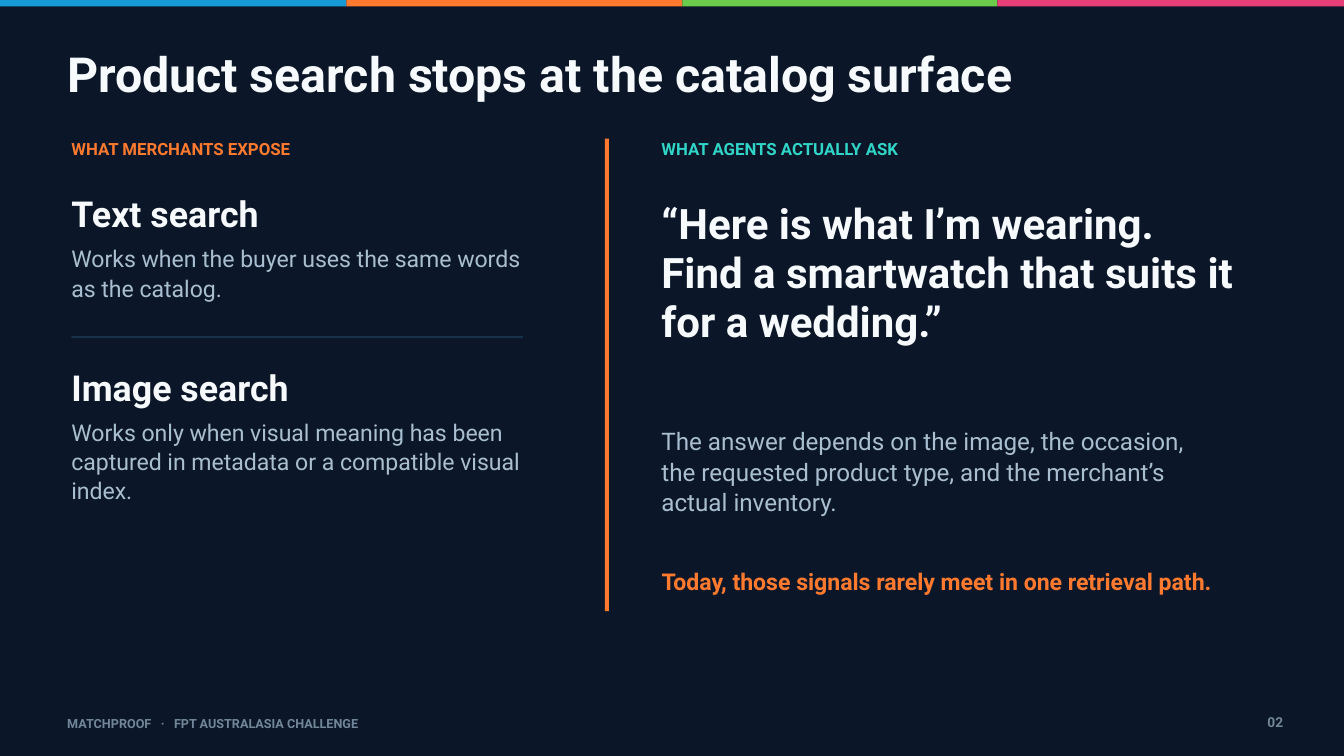
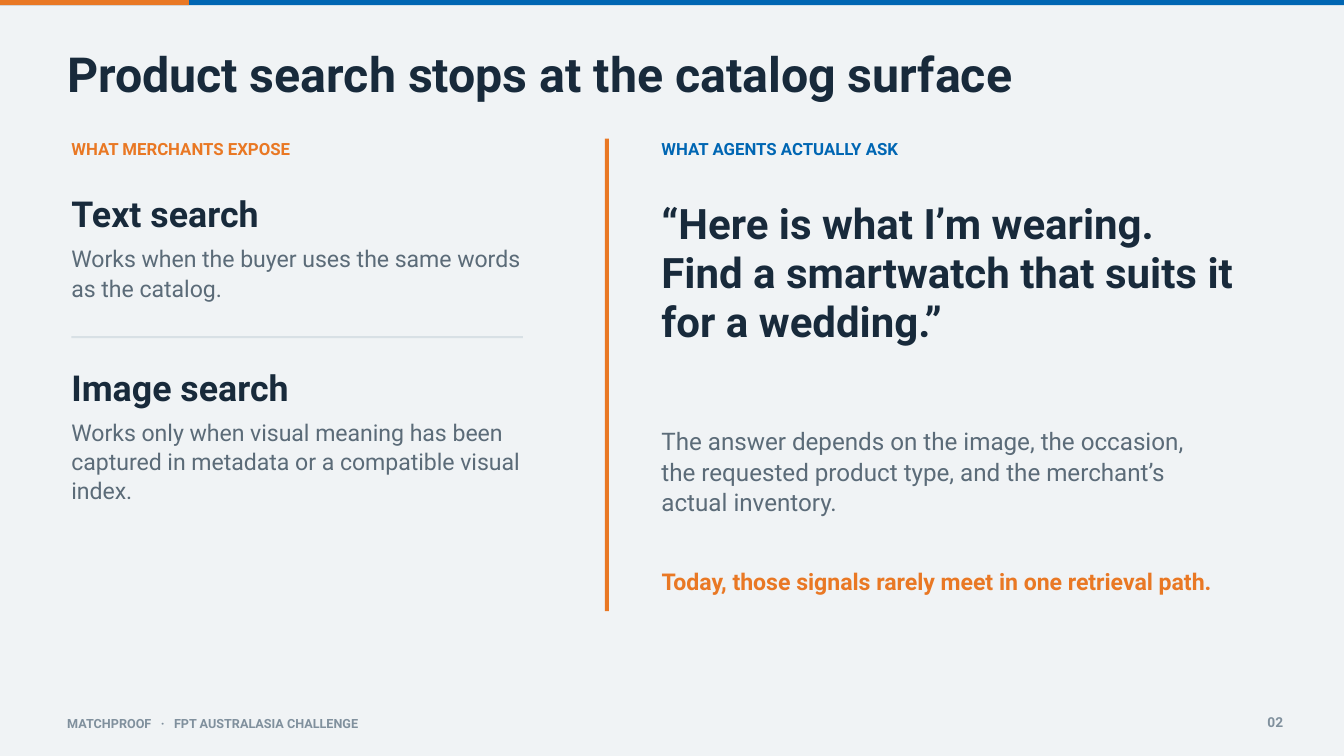
Before and after one commit to Lolmantran/UAVS-Hackathon-2026, a slide deck: slide 2 of MatchProof_FPT_Ecommerce_Pitch_Deck.pptx. Drawn at 1344x756 pixels with LibreOffice and Linux fonts; fonts in the diff are those of the drawing. Boxes give left, top, right and bottom in pixels: in the first picture for what was removed or moved away, otherwise in the second. Text is boxed around its words. In the diff, an @@ line names an element or a change of style, - is before the commit and + after.

Commit message:
Restyle FPT pitch deck with light theme

```diff
--- a/MatchProof_FPT_Ecommerce_Pitch_Deck.pptx
+++ b/MatchProof_FPT_Ecommerce_Pitch_Deck.pptx
@@ background #0B1728 to #F0F3F5 @@
@@ rectangle at (0,0,190,5): fill #FF7A2F to #E97824 @@
@@ rectangle: place and size @@
-rectangle at (347,0,683,6)
+rectangle at (0,0,190,5)
@@ rectangle removed at (0,0,347,6) @@
@@ rectangle added at (0,0,1344,5), fill #0066B3 @@
@@ rectangle removed at (683,0,997,6) @@
@@ rectangle removed at (998,0,1344,6) @@
@@ text "WHAT MERCHANTS EXPOSE" at (71,143,290,155): text colour #FF7A2F to #E97824 @@
@@ rectangle at (605,139,609,612): fill #FF7A2F to #E97824 @@
@@ text "WHAT AGENTS ACTUALLY ASK" at (661,143,898,155): text colour #31D5C8 to #0066B3 @@
@@ text colour #F7FAFC to #182A3B in 4 elements at (67,55,1012,102), (71,200,258,228), (71,374,288,409), (661,207,1233,346) @@
@@ rectangle at (72,336,523,338): fill #173149 to #D8E0E5 @@
@@ text colour #A9BED0 to #5B6B78 in 3 elements at (71,249,520,302), (71,423,519,499), (661,432,1183,516) @@
@@ text "Today, those signals rarely meet ..." at (662,572,1212,595): text colour #FF7A2F to #E97824 @@
@@ text "MATCHPROOF · FPT AUSTRALASIA CHALLENGE" at (67,719,358,728): text colour #72869A to #80909D @@
@@ text "02" at (1267,717,1283,727): text colour #72869A to #80909D @@
```
Also in this commit, not shown: 8 other slides changed.
